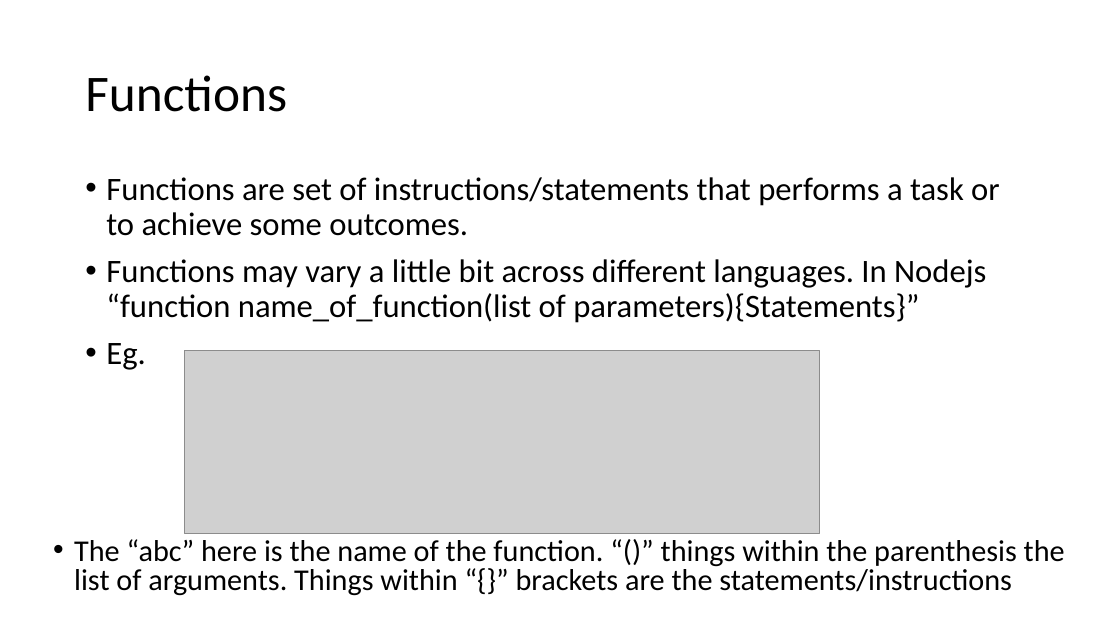
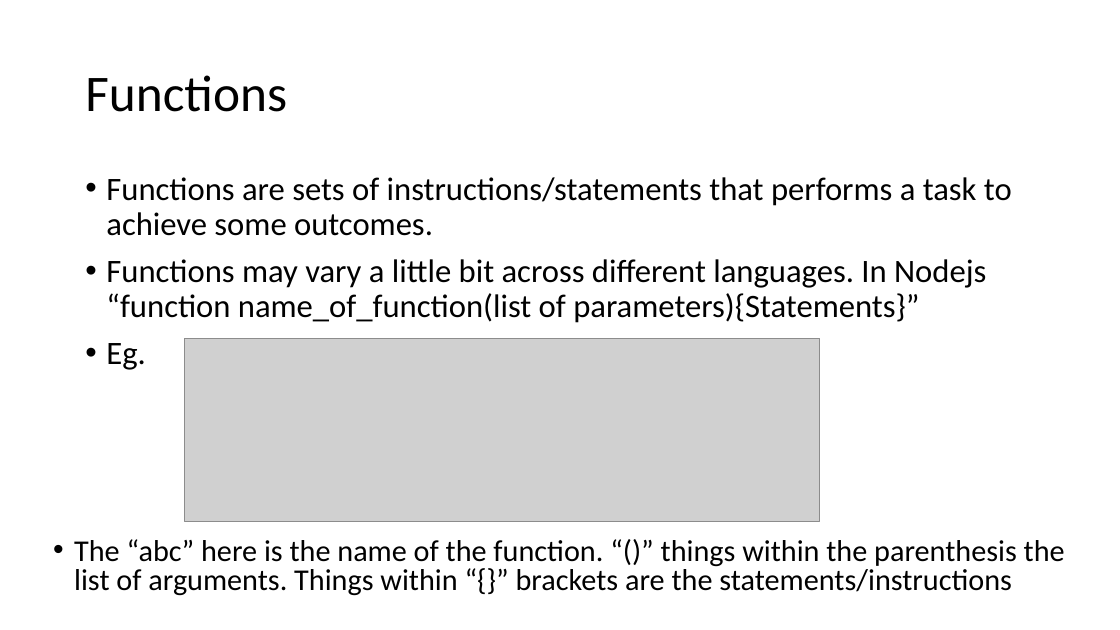
Before and after one commit to honching0316/SASE_WebApplication_Calculator, a slide deck: slide 6 of SASE_Technique_Workshop.pptx. Drawn at 1120x630 pixels with LibreOffice and Linux fonts; fonts in the diff are those of the drawing; grey boxes stand for pictures. Boxes give left, top, right and bottom in pixels: in the first picture for what was removed or moved away, otherwise in the second. Text is boxed around its words. In the diff, an @@ line names an element or a change of style, - is before the commit and + after.

```diff
--- a/SASE_Technique_Workshop.pptx
+++ b/SASE_Technique_Workshop.pptx
@@ text at box(106, 177, 1012, 236): text changed @@
-• Functions are set of instructions/statements that performs a task or to achieve some outcomes.
+• Functions are sets of instructions/statements that performs a task to achieve some outcomes.
@@ picture: place and size @@
-picture at box(185, 350, 820, 534)
+picture at box(185, 339, 820, 522)
```
Also in this commit, not shown: 11 other slides changed.
